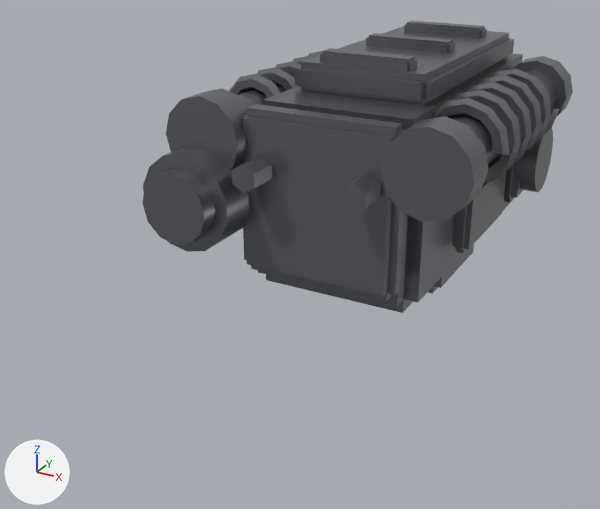
The glTF model prototype/assets/models/parts/autocannon_receiver.glb, before and after one commit.
Camera for both pictures: a camera (50 mm lens) standing at (0.246, -0.667, 0.205) and looking at (-0.027, -0.17, -0.043). Every picture has the same lights, and +X, +Y and +Z are marked at lower left. The picture after the commit comes second. Vertices at exactly the same position are counted once.

Objects in the first picture: 'autocannon_receiver'.
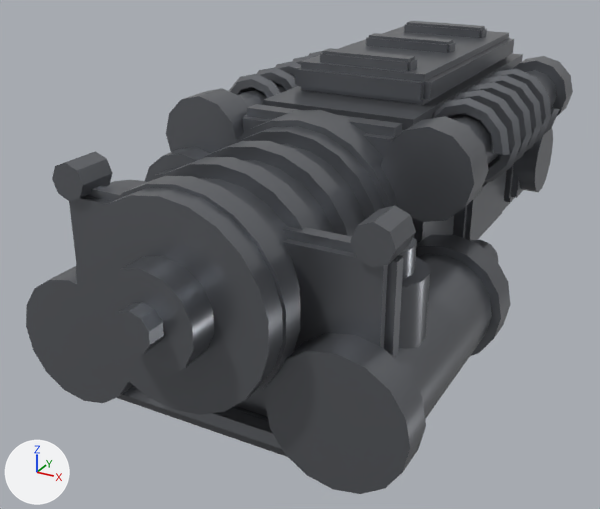
Patch to the scene script:
```diff
--- a/prototype/assets/models/parts/autocannon_receiver.glb.py
+++ b/prototype/assets/models/parts/autocannon_receiver.glb.py
@@ me_autocannon_receiver_mesh @@
-me_autocannon_receiver_mesh.from_pydata(...)  # 1552 vertices, 2948 faces; spans x -0.133..0.114, y -0.243..0.102, z -0.108..0.099
+me_autocannon_receiver_mesh.from_pydata(...)  # 2580 vertices, 4836 faces; spans x -0.133..0.13, y -0.392..0.102, z -0.139..0.099
+# me_autocannon_receiver_mesh part 1: a new loose piece, an 8-sided cylinder along y spanning x -0.11..-0.086, y -0.325..-0.299, z 0.036..0.06, in mat_autocannon_receiver_mat (grey #7c7e84)
+# me_autocannon_receiver_mesh part 2: a new loose piece, a 22-sided cylinder along y spanning x -0.055..0.055, y -0.34..-0.2, z -0.05..0.062, in mat_autocannon_receiver_mat (grey #7c7e84)
+# me_autocannon_receiver_mesh part 3: a new loose piece, a 22-sided cylinder along y spanning x -0.063..0.063, y -0.236..-0.22, z -0.058..0.07, in mat_autocannon_receiver_mat (grey #7c7e84)
+# me_autocannon_receiver_mesh part 4: a new loose piece, a 22-sided cylinder along y spanning x -0.063..0.063, y -0.273..-0.259, z -0.058..0.07, in mat_autocannon_receiver_mat (grey #7c7e84)
+# me_autocannon_receiver_mesh part 5: a new loose piece, a 22-sided cylinder along y spanning x -0.063..0.063, y -0.311..-0.296, z -0.058..0.07, in mat_autocannon_receiver_mat (grey #7c7e84)
+# me_autocannon_receiver_mesh part 6: a new loose piece, a 22-sided cylinder along y spanning x -0.063..0.063, y -0.35..-0.335, z -0.058..0.07, in mat_autocannon_receiver_mat (grey #7c7e84)
+# me_autocannon_receiver_mesh part 7: a new loose piece, a 22-sided cylinder along y spanning x -0.061..0.061, y -0.363..-0.341, z -0.056..0.068, in mat_autocannon_receiver_mat (grey #7c7e84)
+# me_autocannon_receiver_mesh part 8: a new loose piece, a 14-sided cylinder along y spanning x -0.029..0.029, y -0.381..-0.363, z -0.024..0.036, in mat_autocannon_receiver_mat (grey #7c7e84)
+# me_autocannon_receiver_mesh part 9: a new loose piece, a 10-sided cylinder along y spanning x -0.011..0.011, y -0.392..-0.38, z -0.006..0.018, in mat_autocannon_receiver_mat (grey #7c7e84)
+# me_autocannon_receiver_mesh part 10: a new loose piece, a 16-sided cylinder along y spanning x -0.13..-0.046, y -0.343..-0.321, z -0.09..-0.006, in mat_autocannon_receiver_mat (grey #7c7e84)
+# me_autocannon_receiver_mesh part 11: a new loose piece, a 12-sided cylinder along z spanning x -0.105..-0.071, y -0.303..-0.269, z 0.018..0.034, in mat_autocannon_receiver_mat (grey #7c7e84)
+# me_autocannon_receiver_mesh part 12: a new loose piece, a 16-sided cylinder along y spanning x 0.052..0.124, y -0.324..-0.18, z -0.084..-0.012, in mat_autocannon_receiver_mat (grey #7c7e84)
+# me_autocannon_receiver_mesh part 13: a new loose piece, a 16-sided cylinder along y spanning x 0.046..0.13, y -0.187..-0.165, z -0.09..-0.006, in mat_autocannon_receiver_mat (grey #7c7e84)
+# me_autocannon_receiver_mesh part 14: a new loose piece, a 12-sided cylinder along y spanning x 0.073..0.103, y -0.169..-0.101, z -0.063..-0.033, in mat_autocannon_receiver_mat (grey #7c7e84)
+# me_autocannon_receiver_mesh part 15: a new loose piece, a 16-sided cylinder along y spanning x 0.046..0.13, y -0.343..-0.321, z -0.09..-0.006, in mat_autocannon_receiver_mat (grey #7c7e84)
+# me_autocannon_receiver_mesh part 16: a new loose piece, a 14-sided cylinder along z spanning x 0.064..0.112, y -0.311..-0.261, z -0.034..0.018, in mat_autocannon_receiver_mat (grey #7c7e84)
+# me_autocannon_receiver_mesh part 17: 19 vertices moved from x -0.049..0.049, y -0.225..-0.199, z 0.02..0.04 to x -0.037..0.067, y -0.222..-0.192, z -0.059..0.074; 5 vertices removed from x -0.049..0.04, y -0.225..-0.199, z 0.02..0.04; 265 vertices added at x -0.108..0.11, y -0.335..-0.059, z -0.139..0.071
+# other edits to the shape of me_autocannon_receiver_mesh do not show in these pictures
 me_autocannon_receiver_mesh.materials.append(mat_autocannon_receiver_mat)
```

Changed parts and their boxes (x1, y1, x2, y2) in the pictures (600 x 509 px):
'autocannon_receiver', reshaped (27% wider, 62% taller)
    before: (142, 21, 573, 313)
    after: (26, 21, 573, 494)
part 1 of me_autocannon_receiver_mesh, added
    after: (52, 151, 112, 201)
part 2 of me_autocannon_receiver_mesh, added
    after: (199, 144, 364, 295)
part 3 of me_autocannon_receiver_mesh, added
    after: (237, 126, 384, 220)
part 4 of me_autocannon_receiver_mesh, added
    after: (202, 141, 358, 236)
part 5 of me_autocannon_receiver_mesh, added
    after: (164, 157, 321, 230)
part 6 of me_autocannon_receiver_mesh, added
    after: (114, 176, 300, 398)
part 7 of me_autocannon_receiver_mesh, added
    after: (76, 188, 283, 415)
part 8 of me_autocannon_receiver_mesh, added
    after: (99, 256, 214, 376)
part 9 of me_autocannon_receiver_mesh, added
    after: (112, 302, 164, 354)
part 10 of me_autocannon_receiver_mesh, added
    after: (26, 266, 132, 403)
part 11 of me_autocannon_receiver_mesh, added
    after: (107, 180, 147, 191)
part 12 of me_autocannon_receiver_mesh, added
    after: (395, 254, 492, 419)
part 13 of me_autocannon_receiver_mesh, added
    after: (416, 235, 511, 356)
part 14 of me_autocannon_receiver_mesh, added (mostly hidden)
    after: (472, 240, 499, 262)
part 15 of me_autocannon_receiver_mesh, added
    after: (265, 333, 426, 494)
part 16 of me_autocannon_receiver_mesh, added
    after: (399, 257, 430, 348)
part 17 of me_autocannon_receiver_mesh, built on
    before: (232, 156, 381, 214)
    after: (69, 110, 417, 457)
